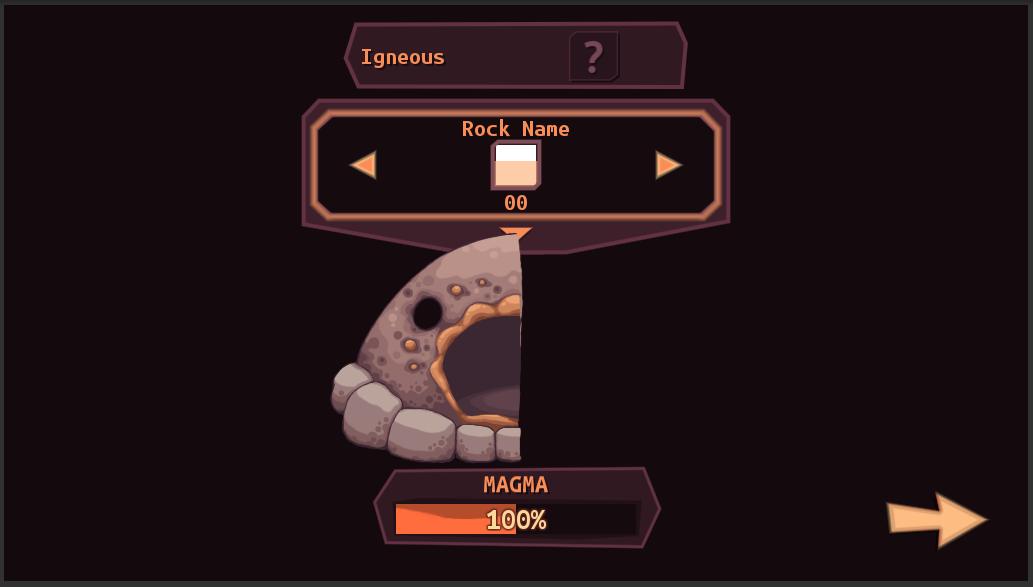
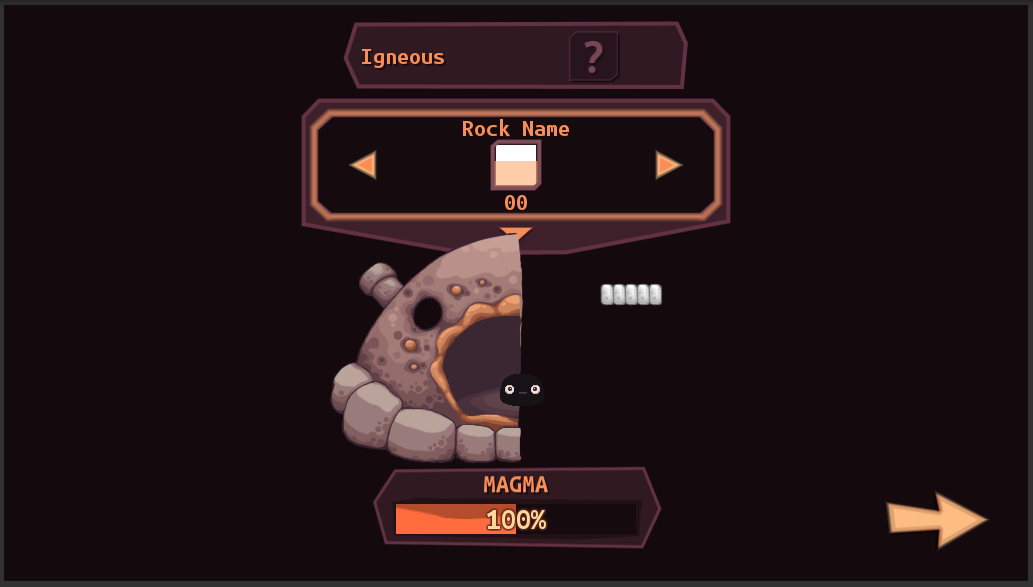
Comparing the layer stacks of the two 1033 x 587 images. Changes:
added layer "Layer 19" above "Group 3" over left=500, top=374, right=544, bottom=406
added group "Group 3" with 20 layers above "Group 1" over left=600, top=283, right=663, bottom=306
added group "Group 4 copy 4" with 3 layers in group "Group 3" over left=646, top=283, right=663, bottom=306
added layer "Layer 17" (1st of 5, in "Group 3" › "Group 4 copy 4") in group "Group 4 copy 4" over left=646, top=283, right=663, bottom=306
added group "Group 4 copy 3" with 3 layers in group "Group 3" over left=634, top=283, right=652, bottom=306
added layer "Layer 17" (2nd of 5, in "Group 3" › "Group 4 copy 3") in group "Group 4 copy 3" over left=634, top=283, right=652, bottom=306
added layer "Layer 18" (2nd of 5, in "Group 3" › "Group 4 copy 3") in group "Group 4 copy 3" over left=635, top=283, right=652, bottom=306
added group "Group 4 copy 2" with 3 layers in group "Group 3" over left=622, top=283, right=640, bottom=306
added layer "Layer 17" (3rd of 5, in "Group 3" › "Group 4 copy 2") in group "Group 4 copy 2" over left=622, top=283, right=640, bottom=306
added layer "Layer 18" (3rd of 5, in "Group 3" › "Group 4 copy 2") in group "Group 4 copy 2" over left=623, top=283, right=640, bottom=306
added group "Group 4 copy" with 3 layers in group "Group 3" over left=610, top=283, right=628, bottom=306
added layer "Layer 17" (4th of 5, in "Group 3" › "Group 4 copy") in group "Group 4 copy" over left=610, top=283, right=628, bottom=306
added group "Group 2" with 4 layers above "Rectangle 1" over left=359, top=262, right=404, bottom=309
added layer "Layer 14" in group "Group 2" over left=359, top=262, right=404, bottom=309
added layer "Layer 15" in group "Group 2" over left=359, top=262, right=404, bottom=309
added layer "Layer 12" in group "Group 2" over left=359, top=262, right=404, bottom=309
…and 10 more changes (10 added)
